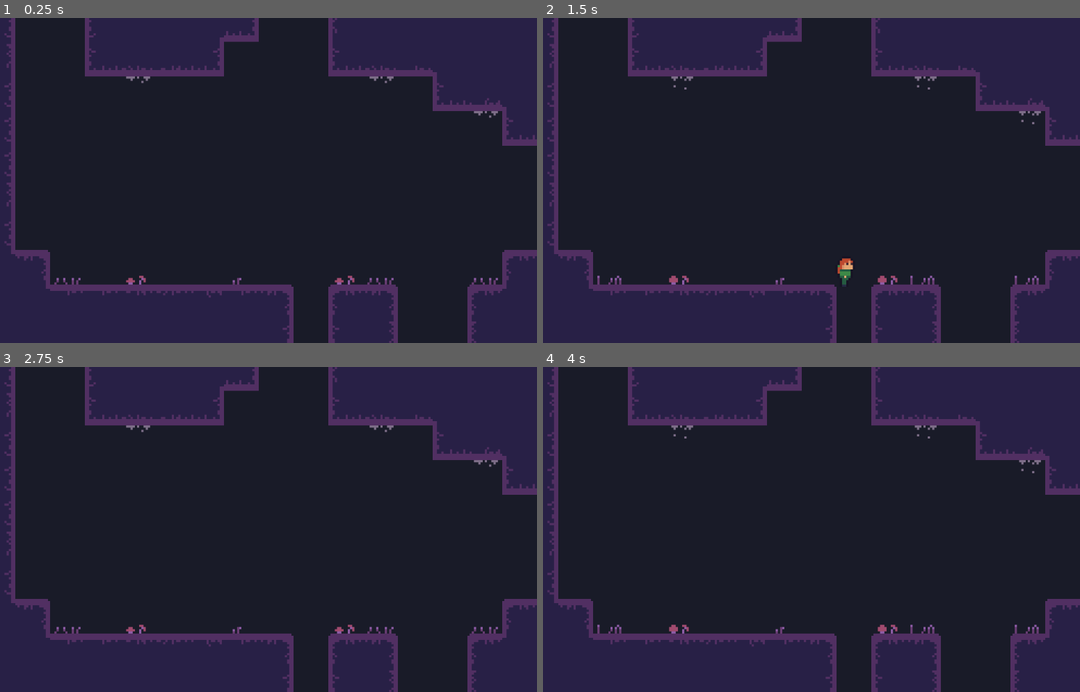
Above: before the commit, frames 1-4 (two rows, left to right).
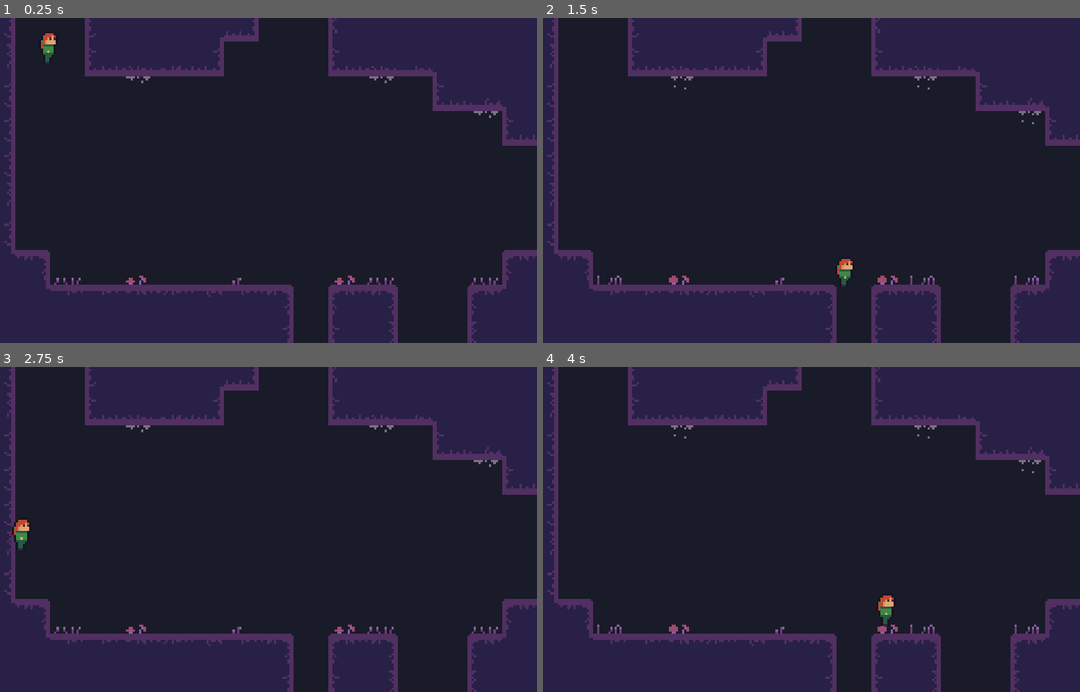
Above: after the commit, the same moments.

Repository: voidboxgames/escave
Game: Godot game, scene res://assets/scenes/Testworld.tscn
Same seed, same stepped clock (60 frames per second), same inputs: the game is played once before the commit and once after it.
Inputs:
- Up to frame 1 (0.25 s): no input
- Up to frame 2 (1.5 s): hold D (right) from 0.53 s (still down); tap Space (jump) at 0.77 s
- Up to frame 3 (2.75 s): tap Space (jump) at 1.52 s; release D (right) at 2.03 s; hold A (left) from 2.03 s (still down)
- Up to frame 4 (4 s): release A (left) at 2.78 s; hold D (right) from 2.78 s (still down); tap Space (jump) at 3.02, 3.77 s

The runs differ from the first frame. In frame 1, 0.3% of the frame differs, in the area x 0-93%, y 4-97%; in frame 2, 0.2%; in frame 3, 0.3%, in the area x 0-93%, y 17-97%; in frame 4, 0.3%.

Commit message:
better aspect setting, player cannot walk on ceiling after spawn anymore

Diff:
--- a/assets/scenes/Testworld.tscn
+++ b/assets/scenes/Testworld.tscn
@@ -5,35 +5,41 @@
 [ext_resource path="res://assets/sprites/tiles.png" type="Texture" id=4]
 [ext_resource path="res://assets/decals_ground.tres" type="Texture" id=5]
 
+[sub_resource type="ConvexPolygonShape2D" id=1]
+points = PoolVector2Array( 0, 0, 0, 0, 16, 0, 16, 0, 16, 4, 4, 4, 4, 16, 0, 16 )
+
+[sub_resource type="ConvexPolygonShape2D" id=2]
+points = PoolVector2Array( 0, 0, 0, 0, 16, 0, 16, 4, 0, 4, 0, 0, 0, 0 )
+
 [sub_resource type="ConvexPolygonShape2D" id=3]
-points = PoolVector2Array( 0, 0, 0, 0, 16, 0, 16, 0, 16, 4, 4, 4, 4, 16, 0, 16 )
+points = PoolVector2Array( 16, 4, 0, 4, 0, 0, 16, 0 )
 
 [sub_resource type="ConvexPolygonShape2D" id=4]
-points = PoolVector2Array( 0, 0, 0, 0, 16, 0, 16, 4, 0, 4, 0, 0, 0, 0 )
+points = PoolVector2Array( 16, 4, 0, 4, 0, 0, 16, 0 )
 
 [sub_resource type="ConvexPolygonShape2D" id=5]
 points = PoolVector2Array( 16, 4, 0, 4, 0, 0, 16, 0 )
 
 [sub_resource type="ConvexPolygonShape2D" id=6]
-points = PoolVector2Array( 16, 4, 0, 4, 0, 0, 16, 0 )
+points = PoolVector2Array( 0, 0, 0, 0, 16, 0, 16, 16, 12, 16, 12, 4, 0, 4 )
 
 [sub_resource type="ConvexPolygonShape2D" id=7]
-points = PoolVector2Array( 16, 4, 0, 4, 0, 0, 16, 0 )
+points = PoolVector2Array( 0, 0, 16, 0, 16, 16, 0, 16 )
 
 [sub_resource type="ConvexPolygonShape2D" id=8]
-points = PoolVector2Array( 0, 0, 0, 0, 16, 0, 16, 16, 12, 16, 12, 4, 0, 4 )
+points = PoolVector2Array( 12, 0, 16, 0, 16, 4, 12, 4 )
 
 [sub_resource type="ConvexPolygonShape2D" id=9]
-points = PoolVector2Array( 0, 0, 16, 0, 16, 16, 0, 16 )
+points = PoolVector2Array( 0, 0, 0, 0, 4, 0, 4, 4, 0, 4, 0, 0 )
 
 [sub_resource type="ConvexPolygonShape2D" id=10]
-points = PoolVector2Array( 12, 0, 16, 0, 16, 4, 12, 4 )
+points = PoolVector2Array( 12, 16, 12, 12, 16, 12, 16, 16 )
 
 [sub_resource type="ConvexPolygonShape2D" id=11]
-points = PoolVector2Array( 0, 0, 0, 0, 4, 0, 4, 4, 0, 4, 0, 0 )
+points = PoolVector2Array( 0, 0, 16, 0, 16, 16, 0, 16 )
 
 [sub_resource type="ConvexPolygonShape2D" id=12]
-points = PoolVector2Array( 12, 16, 12, 12, 16, 12, 16, 16 )
+points = PoolVector2Array( 0, 0, 16, 0, 16, 16, 0, 16 )
 
 [sub_resource type="ConvexPolygonShape2D" id=13]
 points = PoolVector2Array( 0, 0, 16, 0, 16, 16, 0, 16 )
@@ -48,66 +54,60 @@
 points = PoolVector2Array( 0, 0, 16, 0, 16, 16, 0, 16 )
 
 [sub_resource type="ConvexPolygonShape2D" id=17]
-points = PoolVector2Array( 0, 0, 16, 0, 16, 16, 0, 16 )
+points = PoolVector2Array( 4, 16, 0, 16, 0, 0, 4, 0 )
 
 [sub_resource type="ConvexPolygonShape2D" id=18]
-points = PoolVector2Array( 0, 0, 16, 0, 16, 16, 0, 16 )
+points = PoolVector2Array( 4, 16, 0, 16, 0, 0, 4, 0 )
 
 [sub_resource type="ConvexPolygonShape2D" id=19]
-points = PoolVector2Array( 4, 16, 0, 16, 0, 0, 4, 0 )
+points = PoolVector2Array( 0, 0, 0, 0, 4, 0, 4, 12, 16, 12, 16, 16, 0, 16 )
 
 [sub_resource type="ConvexPolygonShape2D" id=20]
-points = PoolVector2Array( 4, 16, 0, 16, 0, 0, 4, 0 )
+points = PoolVector2Array( 16, 16, 0, 16, 0, 12, 16, 12 )
 
 [sub_resource type="ConvexPolygonShape2D" id=21]
+points = PoolVector2Array( 16, 16, 0, 16, 0, 12, 16, 12 )
+
+[sub_resource type="ConvexPolygonShape2D" id=22]
+points = PoolVector2Array( 16, 16, 0, 16, 0, 12, 16, 12 )
+
+[sub_resource type="ConvexPolygonShape2D" id=23]
+points = PoolVector2Array( 16, 16, 0, 16, 0, 12, 16, 12 )
+
+[sub_resource type="ConvexPolygonShape2D" id=24]
+points = PoolVector2Array( 0, 12, 0, 12, 12, 12, 12, 0, 16, 0, 16, 16, 0, 16 )
+
+[sub_resource type="ConvexPolygonShape2D" id=25]
+points = PoolVector2Array( 16, 16, 12, 16, 12, 0, 16, 0 )
+
+[sub_resource type="ConvexPolygonShape2D" id=26]
+points = PoolVector2Array( 16, 16, 12, 16, 12, 0, 16, 0 )
+
+[sub_resource type="ConvexPolygonShape2D" id=27]
 points = PoolVector2Array( 0, 0, 0, 0, 4, 0, 4, 12, 16, 12, 16, 16, 0, 16 )
 
-[sub_resource type="ConvexPolygonShape2D" id=22]
-points = PoolVector2Array( 16, 16, 0, 16, 0, 12, 16, 12 )
-
-[sub_resource type="ConvexPolygonShape2D" id=23]
-points = PoolVector2Array( 16, 16, 0, 16, 0, 12, 16, 12 )
-
-[sub_resource type="ConvexPolygonShape2D" id=24]
-points = PoolVector2Array( 16, 16, 0, 16, 0, 12, 16, 12 )
-
-[sub_resource type="ConvexPolygonShape2D" id=25]
-points = PoolVector2Array( 16, 16, 0, 16, 0, 12, 16, 12 )
-
-[sub_resource type="ConvexPolygonShape2D" id=26]
-points = PoolVector2Array( 0, 12, 0, 12, 12, 12, 12, 0, 16, 0, 16, 16, 0, 16 )
-
-[sub_resource type="ConvexPolygonShape2D" id=27]
-points = PoolVector2Array( 16, 16, 12, 16, 12, 0, 16, 0 )
-
 [sub_resource type="ConvexPolygonShape2D" id=28]
-points = PoolVector2Array( 16, 16, 12, 16, 12, 0, 16, 0 )
+points = PoolVector2Array( 12, 0, 12, 0, 16, 0, 16, 16, 0, 16, 0, 12, 12, 12, 12, 0 )
 
 [sub_resource type="ConvexPolygonShape2D" id=29]
-points = PoolVector2Array( 0, 0, 0, 0, 4, 0, 4, 12, 16, 12, 16, 16, 0, 16 )
+points = PoolVector2Array( 0, 0, 16, 0, 16, 16, 12, 16, 12, 4, 0, 4, 0, 4 )
 
 [sub_resource type="ConvexPolygonShape2D" id=30]
-points = PoolVector2Array( 12, 0, 12, 0, 16, 0, 16, 16, 0, 16, 0, 12, 12, 12, 12, 0 )
+points = PoolVector2Array( 4, 16, 4, 16, 0, 16, 0, 0, 16, 0, 16, 4, 4, 4 )
 
 [sub_resource type="ConvexPolygonShape2D" id=31]
-points = PoolVector2Array( 0, 0, 16, 0, 16, 16, 12, 16, 12, 4, 0, 4, 0, 4 )
+points = PoolVector2Array( 12, 12, 16, 12, 16, 16, 12, 16, 12, 16 )
 
 [sub_resource type="ConvexPolygonShape2D" id=32]
-points = PoolVector2Array( 4, 16, 4, 16, 0, 16, 0, 0, 16, 0, 16, 4, 4, 4 )
+points = PoolVector2Array( 0, 12, 0, 12, 4, 12, 4, 16, 0, 16 )
 
 [sub_resource type="ConvexPolygonShape2D" id=33]
-points = PoolVector2Array( 12, 12, 16, 12, 16, 16, 12, 16, 12, 16 )
+points = PoolVector2Array( 16, 16, 0, 16, 0, 12, 16, 12 )
 
 [sub_resource type="ConvexPolygonShape2D" id=34]
-points = PoolVector2Array( 0, 12, 0, 12, 4, 12, 4, 16, 0, 16 )
-
-[sub_resource type="ConvexPolygonShape2D" id=35]
-points = PoolVector2Array( 16, 16, 0, 16, 0, 12, 16, 12 )
-
-[sub_resource type="ConvexPolygonShape2D" id=36]
-points = PoolVector2Array( 16, 16, 0, 16, 0, 12, 16, 12 )
-
-[sub_resource type="TileSet" id=1]
+points = PoolVector2Array( 16, 16, 0, 16, 0, 12, 16, 12 )
+
+[sub_resource type="TileSet" id=35]
 0/name = "auto"
 0/texture = ExtResource( 4 )
 0/tex_offset = Vector2( 0, 0 )
@@ -127,217 +127,217 @@
 0/navigation_offset = Vector2( 0, 0 )
 0/shape_offset = Vector2( 0, 0 )
 0/shape_transform = Transform2D( 1, 0, 0, 1, 0, 0 )
-0/shape = SubResource( 3 )
+0/shape = SubResource( 1 )
 0/shape_one_way = false
 0/shape_one_way_margin = 1.0
 0/shapes = [ {
 "autotile_coord": Vector2( 0, 0 ),
 "one_way": false,
 "one_way_margin": 1.0,
+"shape": SubResource( 1 ),
+"shape_transform": Transform2D( 1, 0, 0, 1, 0, 0 )
+}, {
+"autotile_coord": Vector2( 1, 0 ),
+"one_way": false,
+"one_way_margin": 1.0,
+"shape": SubResource( 2 ),
+"shape_transform": Transform2D( 1, 0, 0, 1, 0, 0 )
+}, {
+"autotile_coord": Vector2( 2, 0 ),
+"one_way": false,
+"one_way_margin": 1.0,
 "shape": SubResource( 3 ),
 "shape_transform": Transform2D( 1, 0, 0, 1, 0, 0 )
 }, {
-"autotile_coord": Vector2( 1, 0 ),
+"autotile_coord": Vector2( 3, 0 ),
 "one_way": false,
 "one_way_margin": 1.0,
 "shape": SubResource( 4 ),
 "shape_transform": Transform2D( 1, 0, 0, 1, 0, 0 )
 }, {
-"autotile_coord": Vector2( 2, 0 ),
+"autotile_coord": Vector2( 4, 0 ),
 "one_way": false,
 "one_way_margin": 1.0,
 "shape": SubResource( 5 ),
 "shape_transform": Transform2D( 1, 0, 0, 1, 0, 0 )
 }, {
-"autotile_coord": Vector2( 3, 0 ),
+"autotile_coord": Vector2( 5, 0 ),
 "one_way": false,
 "one_way_margin": 1.0,
 "shape": SubResource( 6 ),
 "shape_transform": Transform2D( 1, 0, 0, 1, 0, 0 )
 }, {
-"autotile_coord": Vector2( 4, 0 ),
+"autotile_coord": Vector2( 6, 0 ),
 "one_way": false,
 "one_way_margin": 1.0,
 "shape": SubResource( 7 ),
 "shape_transform": Transform2D( 1, 0, 0, 1, 0, 0 )
 }, {
-"autotile_coord": Vector2( 5, 0 ),
+"autotile_coord": Vector2( 7, 0 ),
 "one_way": false,
 "one_way_margin": 1.0,
 "shape": SubResource( 8 ),
 "shape_transform": Transform2D( 1, 0, 0, 1, 0, 0 )
 }, {
-"autotile_coord": Vector2( 6, 0 ),
+"autotile_coord": Vector2( 7, 1 ),
 "one_way": false,
 "one_way_margin": 1.0,
 "shape": SubResource( 9 ),
 "shape_transform": Transform2D( 1, 0, 0, 1, 0, 0 )
 }, {
-"autotile_coord": Vector2( 7, 0 ),
+"autotile_coord": Vector2( 7, 2 ),
 "one_way": false,
 "one_way_margin": 1.0,
 "shape": SubResource( 10 ),
 "shape_transform": Transform2D( 1, 0, 0, 1, 0, 0 )
 }, {
-"autotile_coord": Vector2( 7, 1 ),
+"autotile_coord": Vector2( 6, 1 ),
 "one_way": false,
 "one_way_margin": 1.0,
 "shape": SubResource( 11 ),
 "shape_transform": Transform2D( 1, 0, 0, 1, 0, 0 )
 }, {
-"autotile_coord": Vector2( 7, 2 ),
+"autotile_coord": Vector2( 6, 2 ),
 "one_way": false,
 "one_way_margin": 1.0,
 "shape": SubResource( 12 ),
 "shape_transform": Transform2D( 1, 0, 0, 1, 0, 0 )
 }, {
-"autotile_coord": Vector2( 6, 1 ),
+"autotile_coord": Vector2( 6, 3 ),
 "one_way": false,
 "one_way_margin": 1.0,
 "shape": SubResource( 13 ),
 "shape_transform": Transform2D( 1, 0, 0, 1, 0, 0 )
 }, {
-"autotile_coord": Vector2( 6, 2 ),
+"autotile_coord": Vector2( 6, 4 ),
 "one_way": false,
 "one_way_margin": 1.0,
 "shape": SubResource( 14 ),
 "shape_transform": Transform2D( 1, 0, 0, 1, 0, 0 )
 }, {
-"autotile_coord": Vector2( 6, 3 ),
+"autotile_coord": Vector2( 5, 4 ),
 "one_way": false,
 "one_way_margin": 1.0,
 "shape": SubResource( 15 ),
 "shape_transform": Transform2D( 1, 0, 0, 1, 0, 0 )
 }, {
-"autotile_coord": Vector2( 6, 4 ),
+"autotile_coord": Vector2( 4, 4 ),
 "one_way": false,
 "one_way_margin": 1.0,
 "shape": SubResource( 16 ),
 "shape_transform": Transform2D( 1, 0, 0, 1, 0, 0 )
 }, {
-"autotile_coord": Vector2( 5, 4 ),
+"autotile_coord": Vector2( 0, 1 ),
 "one_way": false,
 "one_way_margin": 1.0,
 "shape": SubResource( 17 ),
 "shape_transform": Transform2D( 1, 0, 0, 1, 0, 0 )
 }, {
-"autotile_coord": Vector2( 4, 4 ),
+"autotile_coord": Vector2( 0, 2 ),
 "one_way": false,
 "one_way_margin": 1.0,
 "shape": SubResource( 18 ),
 "shape_transform": Transform2D( 1, 0, 0, 1, 0, 0 )
 }, {
-"autotile_coord": Vector2( 0, 1 ),
+"autotile_coord": Vector2( 0, 3 ),
 "one_way": false,
 "one_way_margin": 1.0,
 "shape": SubResource( 19 ),
 "shape_transform": Transform2D( 1, 0, 0, 1, 0, 0 )
 }, {
-"autotile_coord": Vector2( 0, 2 ),
+"autotile_coord": Vector2( 1, 3 ),
 "one_way": false,
 "one_way_margin": 1.0,
 "shape": SubResource( 20 ),
 "shape_transform": Transform2D( 1, 0, 0, 1, 0, 0 )
 }, {
-"autotile_coord": Vector2( 0, 3 ),
+"autotile_coord": Vector2( 2, 3 ),
 "one_way": false,
 "one_way_margin": 1.0,
 "shape": SubResource( 21 ),
 "shape_transform": Transform2D( 1, 0, 0, 1, 0, 0 )
 }, {
-"autotile_coord": Vector2( 1, 3 ),
+"autotile_coord": Vector2( 3, 3 ),
 "one_way": false,
 "one_way_margin": 1.0,
 "shape": SubResource( 22 ),
 "shape_transform": Transform2D( 1, 0, 0, 1, 0, 0 )
 }, {
-"autotile_coord": Vector2( 2, 3 ),
+"autotile_coord": Vector2( 4, 3 ),
 "one_way": false,
 "one_way_margin": 1.0,
 "shape": SubResource( 23 ),
 "shape_transform": Transform2D( 1, 0, 0, 1, 0, 0 )
 }, {
-"autotile_coord": Vector2( 3, 3 ),
+"autotile_coord": Vector2( 5, 3 ),
 "one_way": false,
 "one_way_margin": 1.0,
 "shape": SubResource( 24 ),
 "shape_transform": Transform2D( 1, 0, 0, 1, 0, 0 )
 }, {
-"autotile_coord": Vector2( 4, 3 ),
+"autotile_coord": Vector2( 5, 2 ),
 "one_way": false,
 "one_way_margin": 1.0,
 "shape": SubResource( 25 ),
 "shape_transform": Transform2D( 1, 0, 0, 1, 0, 0 )
 }, {
-"autotile_coord": Vector2( 5, 3 ),
+"autotile_coord": Vector2( 5, 1 ),
 "one_way": false,
 "one_way_margin": 1.0,
 "shape": SubResource( 26 ),
 "shape_transform": Transform2D( 1, 0, 0, 1, 0, 0 )
 }, {
-"autotile_coord": Vector2( 5, 2 ),
+"autotile_coord": Vector2( 3, 4 ),
 "one_way": false,
 "one_way_margin": 1.0,
 "shape": SubResource( 27 ),
 "shape_transform": Transform2D( 1, 0, 0, 1, 0, 0 )
 }, {
-"autotile_coord": Vector2( 5, 1 ),
+"autotile_coord": Vector2( 2, 4 ),
 "one_way": false,
 "one_way_margin": 1.0,
 "shape": SubResource( 28 ),
 "shape_transform": Transform2D( 1, 0, 0, 1, 0, 0 )
 }, {
-"autotile_coord": Vector2( 3, 4 ),
+"autotile_coord": Vector2( 1, 4 ),
 "one_way": false,
 "one_way_margin": 1.0,
 "shape": SubResource( 29 ),
 "shape_transform": Transform2D( 1, 0, 0, 1, 0, 0 )
 }, {
-"autotile_coord": Vector2( 2, 4 ),
+"autotile_coord": Vector2( 0, 4 ),
 "one_way": false,
 "one_way_margin": 1.0,
 "shape": SubResource( 30 ),
 "shape_transform": Transform2D( 1, 0, 0, 1, 0, 0 )
 }, {
+"autotile_coord": Vector2( 0, 4 ),
+"one_way": false,
+"one_way_margin": 1.0,
+"shape": SubResource( 31 ),
+"shape_transform": Transform2D( 1, 0, 0, 1, 0, 0 )
+}, {
 "autotile_coord": Vector2( 1, 4 ),
 "one_way": false,
 "one_way_margin": 1.0,
-"shape": SubResource( 31 ),
-"shape_transform": Transform2D( 1, 0, 0, 1, 0, 0 )
-}, {
-"autotile_coord": Vector2( 0, 4 ),
-"one_way": false,
-"one_way_margin": 1.0,
 "shape": SubResource( 32 ),
 "shape_transform": Transform2D( 1, 0, 0, 1, 0, 0 )
 }, {
-"autotile_coord": Vector2( 0, 4 ),
+"autotile_coord": Vector2( 5, 5 ),
 "one_way": false,
 "one_way_margin": 1.0,
 "shape": SubResource( 33 ),
 "shape_transform": Transform2D( 1, 0, 0, 1, 0, 0 )
 }, {
-"autotile_coord": Vector2( 1, 4 ),
+"autotile_coord": Vector2( 6, 5 ),
 "one_way": false,
 "one_way_margin": 1.0,
 "shape": SubResource( 34 ),
-"shape_transform": Transform2D( 1, 0, 0, 1, 0, 0 )
-}, {
-"autotile_coord": Vector2( 5, 5 ),
-"one_way": false,
-"one_way_margin": 1.0,
-"shape": SubResource( 35 ),
-"shape_transform": Transform2D( 1, 0, 0, 1, 0, 0 )
-}, {
-"autotile_coord": Vector2( 6, 5 ),
-"one_way": false,
-"one_way_margin": 1.0,
-"shape": SubResource( 36 ),
 "shape_transform": Transform2D( 1, 0, 0, 1, 0, 0 )
 } ]
 0/z_index = 0
 
-[sub_resource type="TileSet" id=2]
+[sub_resource type="TileSet" id=36]
 0/name = "decals_ground"
 0/texture = ExtResource( 5 )
 0/tex_offset = Vector2( 0, 0 )
@@ -370,16 +370,16 @@
 [node name="YSort" type="YSort" parent="."]
 
 [node name="Player" parent="YSort" instance=ExtResource( 1 )]
-position = Vector2( -97.2817, -128.078 )
+position = Vector2( -97.2817, -88.5511 )
 
 [node name="gruond" type="TileMap" parent="YSort"]
-tile_set = SubResource( 1 )
+tile_set = SubResource( 35 )
 cell_size = Vector2( 16, 16 )
 format = 1
 tile_data = PoolIntArray( -589820, 0, 0, -589819, 0, 3, -589818, 0, 1, -589817, 0, 2, -589816, 0, 4, -589815, 0, 4, -58 …(4849 unchanged characters)…
 
 [node name="decals" type="TileMap" parent="YSort"]
-tile_set = SubResource( 2 )
+tile_set = SubResource( 36 )
 cell_size = Vector2( 16, 16 )
 format = 1
 tile_data = PoolIntArray( -131076, 0, 4, -196605, 0, 4, -131066, 0, 4, -65528, 0, 4, -65518, 0, 5, 13, 0, 0, 65547, 0, 1, 65551, 0, 1, 65552, 0, 3, 196602, 0, 1, 196604, 0, 0, 196607, 0, 5, 131074, 0, 0, 131075, 0, 1, 131078, 0, 1, 131081, 0, 1 )
--- a/project.godot
+++ b/project.godot
@@ -26,9 +26,7 @@
 
 [display]
 
-window/size/test_width=1024
-window/size/test_height=768
-window/stretch/mode="viewport"
+window/stretch/mode="2d"
 window/stretch/aspect="keep"
 
 [input]
